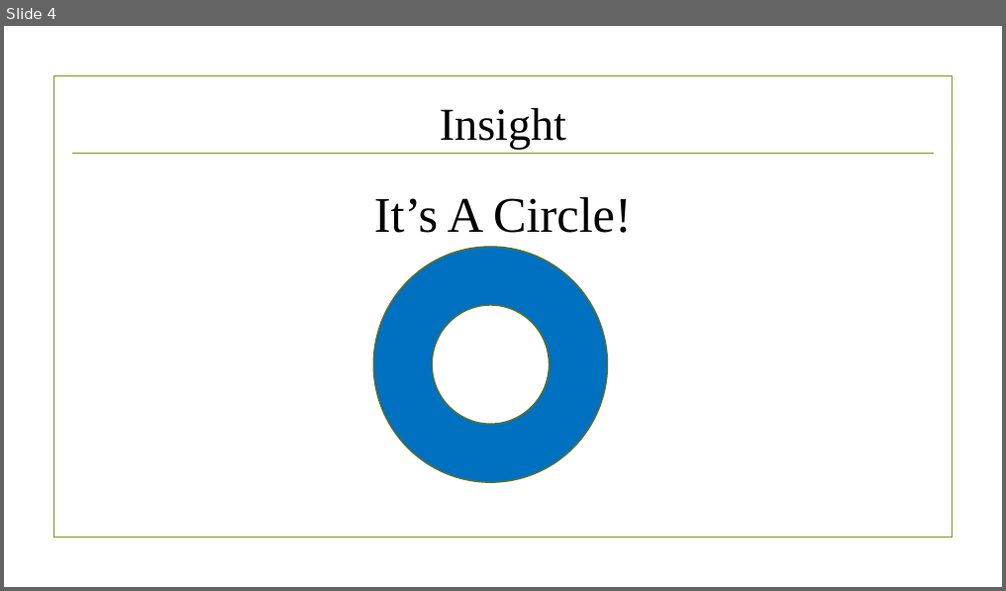
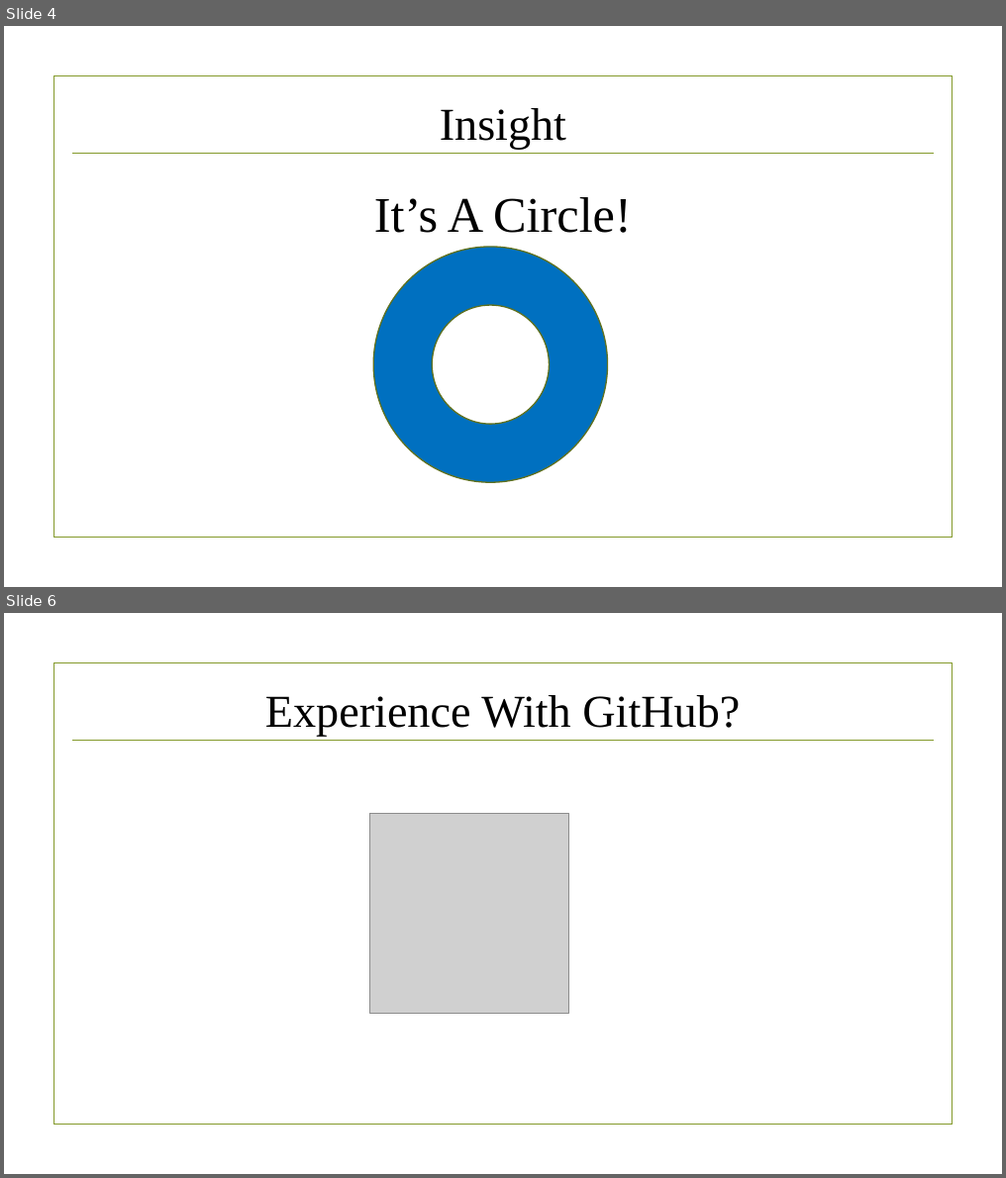
Before and after one commit to lukeclarke12/travellingsalesman, a slide deck: TSP Presentation.pptx. Shown one above the other, each under a label of ours: slide 4 before the commit, slides 4 and 6 after it; the slides between them are not shown. The pictures are 1006x591 and 1006x1178 pixels, drawn with LibreOffice and Linux fonts; fonts in the diff are those of the drawing; grey boxes stand for pictures; background and template pictures are left out. Boxes give left, top, right and bottom in pixels: in the first picture for what was removed or moved away, otherwise in the second. Text is boxed around its words. In the diff, an @@ line names an element or a change of style, - is before the commit and + after.

```diff
--- a/TSP Presentation.pptx
+++ b/TSP Presentation.pptx
@@ slide 6 added at (4, 613, 1002, 1174), background picture (left out); not listed: 1 template element that a slide beside it also shows @@
@@ text added at (265, 695, 740, 736), 44 pt, text #000000 @@
+Experience With GitHub?
@@ line added from (73, 741) to (933, 741), #83992A 0.75 pt @@
@@ picture added at (370, 813, 569, 1014) @@
```
Also in this commit, not shown: 3 slides changed, 2 other files.
